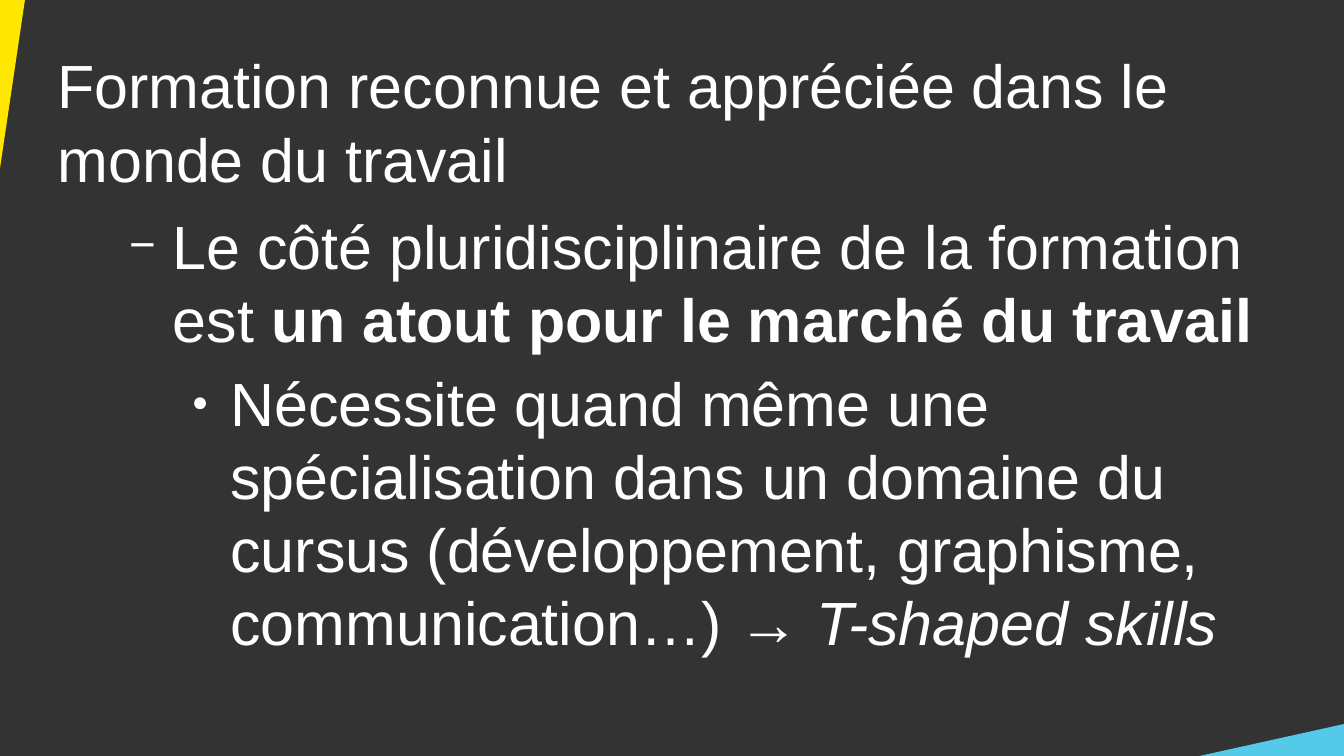
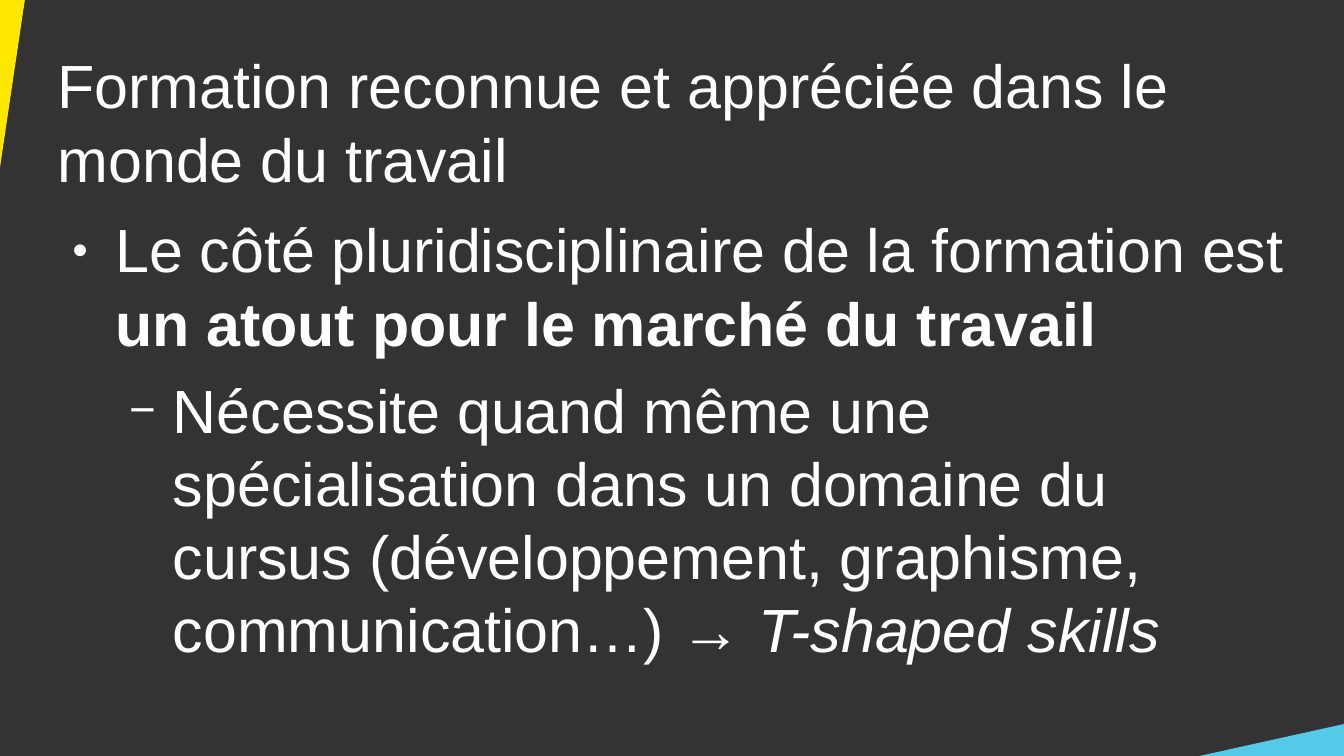
Before and after one commit to DanYellow/cours, a slide deck: slide 15 of presentation-formation-mmi/presentation.odp (slide 13 before the commit). Drawn at 1344x756 pixels with LibreOffice and Linux fonts; fonts in the diff are those of the drawing. Boxes give left, top, right and bottom in pixels: in the first picture for what was removed or moved away, otherwise in the second. Text is boxed around its words. In the diff, an @@ line names an element or a change of style, - is before the commit and + after.

```diff
--- a/presentation-formation-mmi/presentation.odp
+++ b/presentation-formation-mmi/presentation.odp
@@ text at bbox=[115, 227, 1283, 664]: bullet − to ●; list level 2 to 1 in "Le côté pluridisciplinaire de la ..."; bullet ● to −; list level 3 to 2 in "Nécessite quand même une spécialisation ..." @@
```
Also in this commit, not shown: 12 other slides changed, 6 slides added, 1 other file.
